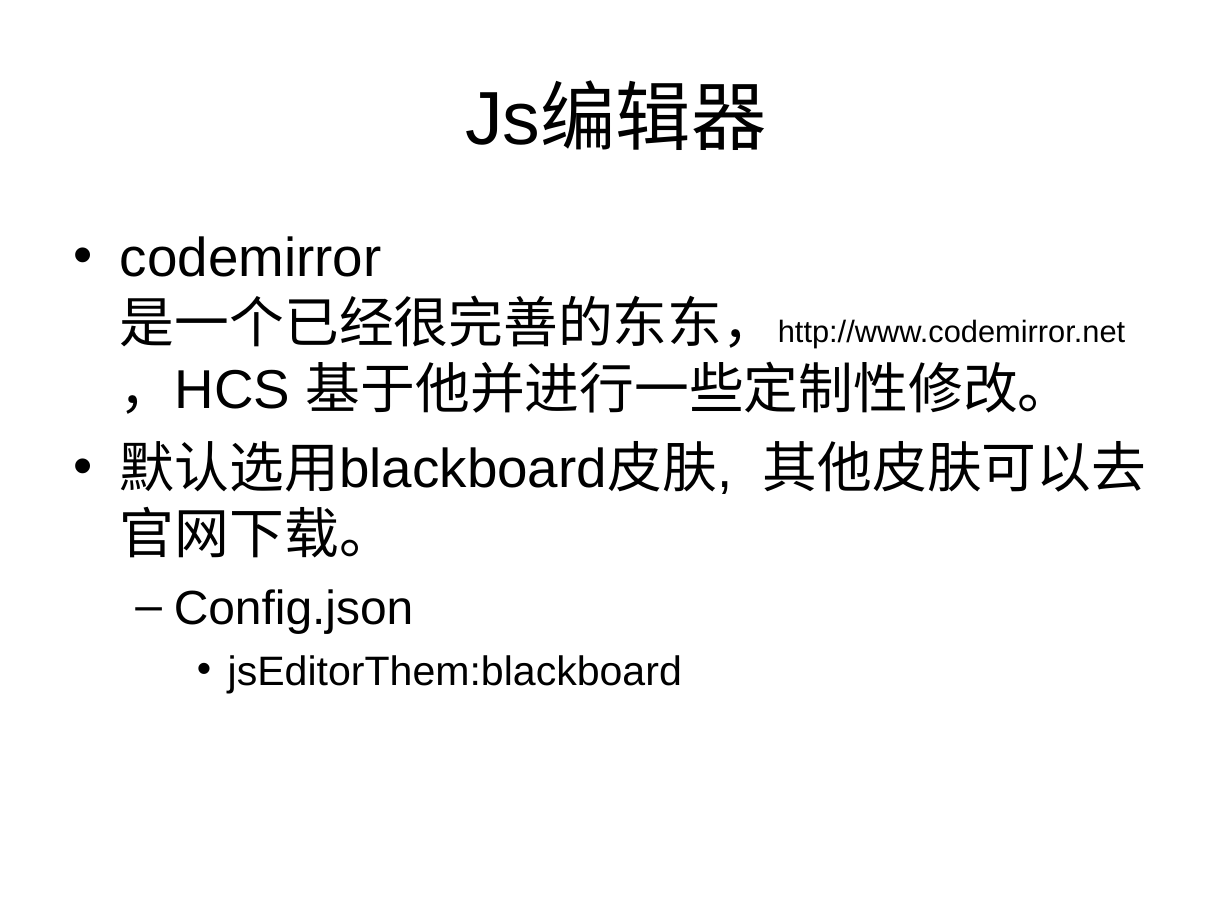
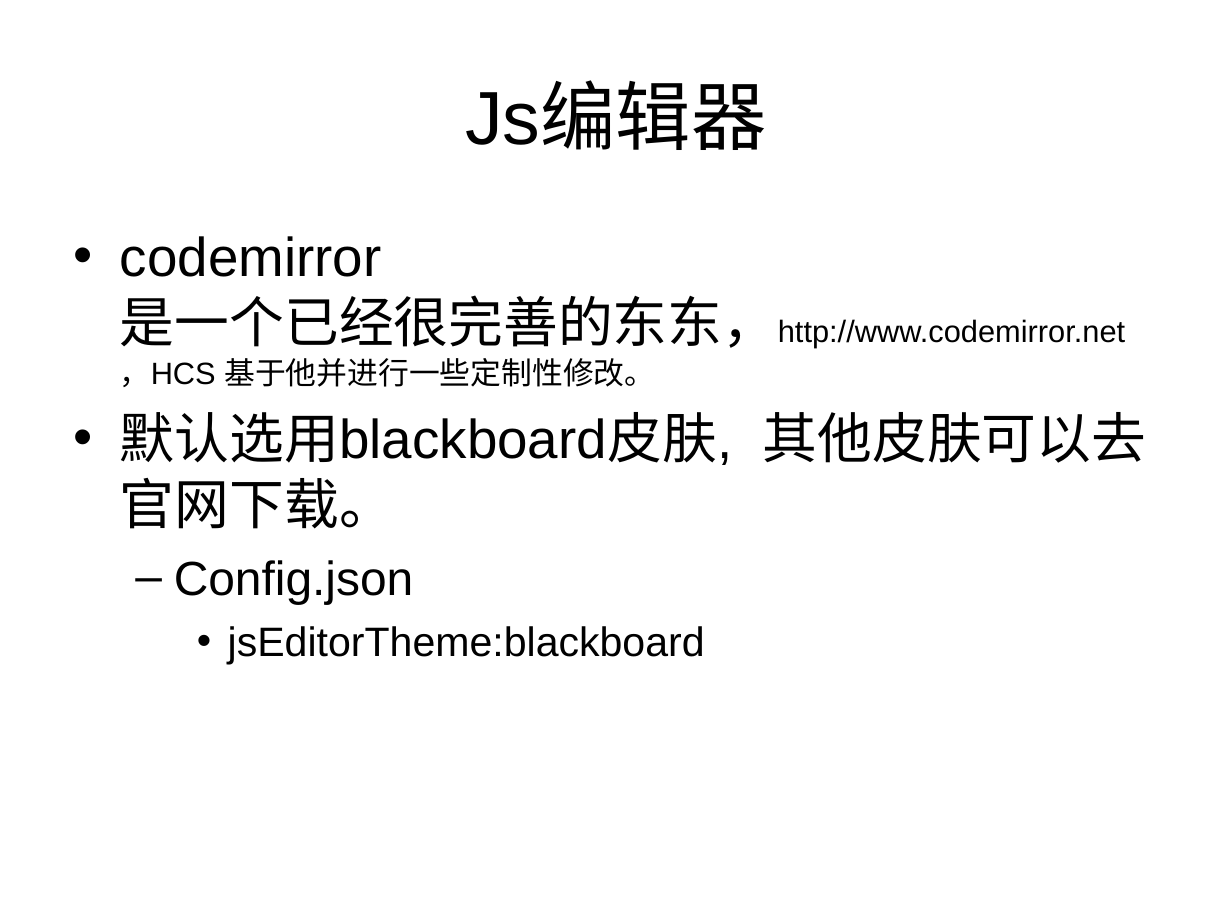
Before and after one commit to 306808700/hcs, a slide deck: slide 11 of 1.0/guide/HCS 基于chrome的命令行的编辑工具.ppt (slide 10 before the commit). Drawn at 1232x924 pixels with LibreOffice and Linux fonts; fonts in the diff are those of the drawing. Boxes give left, top, right and bottom in pixels: in the first picture for what was removed or moved away, otherwise in the second. Text is boxed around its words. In the diff, an @@ line names an element or a change of style, - is before the commit and + after.

```diff
--- a/1.0/guide/HCS 基于chrome的命令行的编辑工具.ppt
+++ b/1.0/guide/HCS 基于chrome的命令行的编辑工具.ppt
@@ text at bbox=[120, 236, 1125, 387]: size 32 to 18 pt in "，HCS 基于他并进行一些定制性修改。"; less space between paragraphs @@
@@ text at bbox=[228, 626, 705, 664]: text changed @@
-    • jsEditorThem:blackboard
+    • jsEditorTheme:blackboard
```
Also in this commit, not shown: 4 other slides changed, 4 slides added, 2 slides removed, 6 other files.
